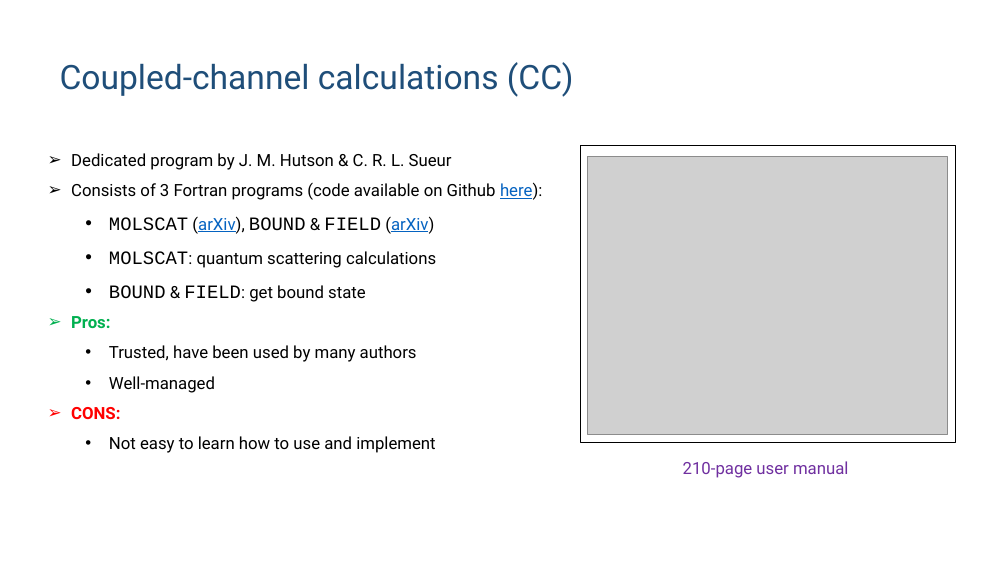
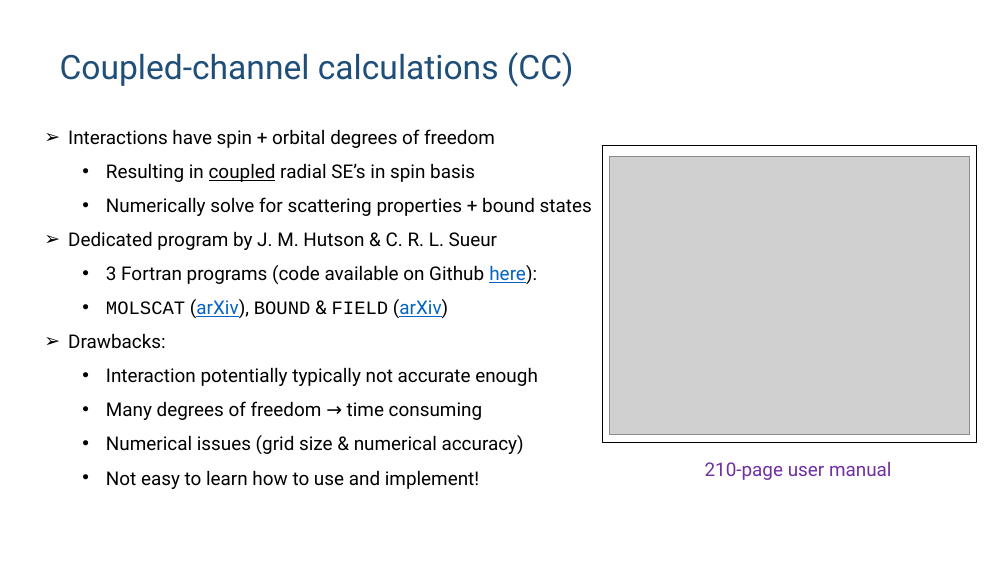
Before and after one commit to huanium/huanium, a slide deck: slide 5 of MIT_PhD/ZGS/ZGS-Sep-01-2023/BUI_ZGS_2023_Sep_01.pptx. Drawn at 1008x567 pixels with LibreOffice and Linux fonts; fonts in the diff are those of the drawing; grey boxes stand for pictures. Boxes give left, top, right and bottom in pixels: in the first picture for what was removed or moved away, otherwise in the second. Text is boxed around its words. In the diff, an @@ line names an element or a change of style, - is before the commit and + after.

Commit message:
ABM

```diff
--- a/MIT_PhD/ZGS/ZGS-Sep-01-2023/BUI_ZGS_2023_Sep_01.pptx
+++ b/MIT_PhD/ZGS/ZGS-Sep-01-2023/BUI_ZGS_2023_Sep_01.pptx
@@ title "Coupled-channel calculations (CC)": place and size @@
-title "Coupled-channel calculations (CC)" at box(60, 62, 574, 97)
+title "Coupled-channel calculations (CC)" at box(60, 52, 574, 87)
@@ text "Interactions have spin + orbital ...": place and size @@
-text "Interactions have spin + orbital ..." at box(71, 153, 542, 453)
+text "Interactions have spin + orbital ..." at box(68, 129, 592, 489)
@@ text at box(68, 129, 592, 216): paragraphs added @@
+➢ Interactions have spin + orbital degrees of freedom
+  • Resulting in coupled radial SE’s in spin basis
+  • Numerically solve for scattering properties + bound states
@@ frame: place and size @@
-frame at box(581, 145, 955, 443)
+frame at box(603, 145, 977, 443)
@@ picture: place and size @@
-picture at box(588, 157, 948, 434)
+picture at box(609, 157, 969, 434)
@@ text at box(68, 231, 497, 318): size 16 to 18 pt in "Dedicated program by J. M. Hutson & ...", "(arXiv), & (arXiv)" @@
@@ text at box(106, 265, 537, 284): text changed; size 16 to 18 pt @@
-➢ Consists of 3 Fortran programs (code available on Github here):
+  • 3 Fortran programs (code available on Github here):
@@ text at box(68, 333, 538, 489): text changed; size 16 to 18 pt @@
-  • MOLSCAT: quantum scattering calculations
-  • BOUND & FIELD: get bound state
-➢ Pros:
-  • Trusted, have been used by many authors
-  • Well-managed
-➢ CONS:
-  • Not easy to learn how to use and implement
+➢ Drawbacks:
+  • Interaction potentially typically not accurate enough
+  • Many degrees of freedom → time consuming
+  • Numerical issues (grid size & numerical accuracy)
+  • Not easy to learn how to use and implement!
@@ text "210-page user manual": place and size @@
-text "210-page user manual" at box(683, 461, 848, 478)
+text "210-page user manual" at box(705, 462, 892, 480)
@@ text "210-page user manual" at box(705, 462, 892, 480): size 16 to 18 pt @@
```
Also in this commit, not shown: 4 other slides changed, 4 slides added, 1 slide removed.
